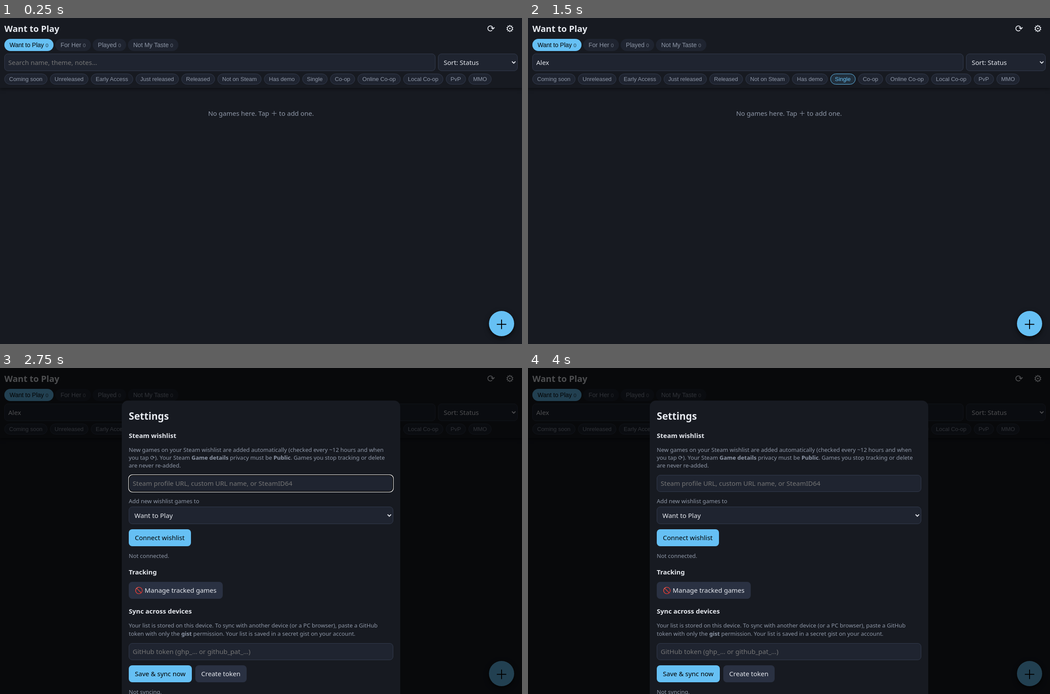
Above: before the commit, frames 1-4 (two rows, left to right).
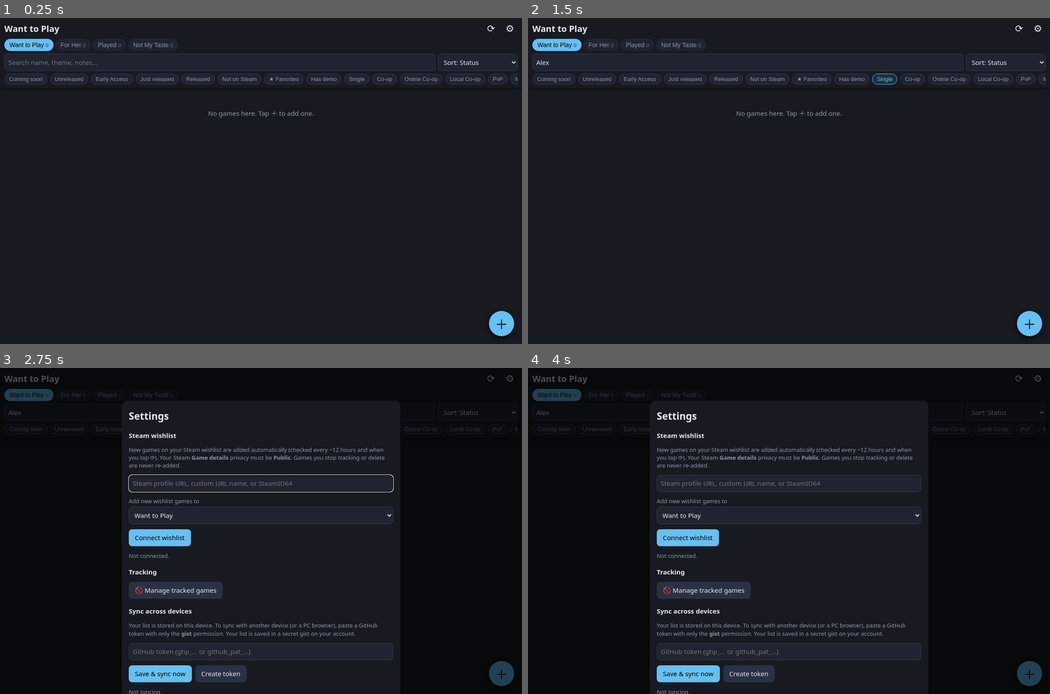
Above: after the commit, the same moments.

Repository: Campfirecrucifix/want-to-play
Game: browser game, page web/index.html
Two runs of this game, one before a commit and one after it. Both use one fixed random seed, a clock stepped at 60 frames per second and the inputs below.
Inputs (mouse positions are in pixels of both pictures, inside the frame that each line leads up to; where the layout moved, square brackets give the same spot in the first picture):
- Up to frame 1 (0.25 s): no input
- Up to frame 2 (1.5 s): click (747, 63) at 0.27 s; type "Alex" at 0.27 s; click "Want to Play 0" at 0.52 s; click "Single" at 0.77 s; hold Right from 1.03 s (still down); click (799, 210) [789, 210] at 1.07 s; tap Space at 1.1 s
- Up to frame 3 (2.75 s): release Right at 1.53 s; hold Left 1.58-2.15 s; tap Space at 1.6, 2.1, 2.6 s; click (161, 498) [156, 498] at 1.67 s; click "⚙" at 2.02 s; hold Up 2.2-2.5 s; click (375, 485) [365, 485] at 2.27 s; hold Right from 2.55 s (still down)
- Up to frame 4 (4 s): click (877, 599) [867, 599] at 2.87 s; tap Space at 3.1, 3.6 s; release Right at 3.22 s; hold Up 3.27-3.5 s; click (663, 615) [658, 615] at 3.47 s; hold Left 3.55-3.98 s

The runs differ from the first frame. In frame 1, 0.3% of the frame differs, in the area x 51-100%, y 17-21%; in frame 2, 0.4%; in frame 3, less than 0.1%; in frame 4, less than 0.1%.

Commit message:
Favorites: star on cards/detail, favorites filter, pin-to-top setting

Diff:
--- a/web/app.js
+++ b/web/app.js
@@ -166,7 +166,7 @@
   if (q) games = games.filter(g => norm([g.name, g.notes, ...(g.steam?.tags || []), ...modesOf(g), g.steam?.dev].join(' ')).includes(q));
   for (const f of settings.filters) {
     const [t, v] = f.split(':');
-    games = games.filter(g => t === 's' ? gkind(g) === v : t === 'demo' ? g.steam?.demo : modesOf(g).includes(v));
+    games = games.filter(g => t === 's' ? gkind(g) === v : t === 'demo' ? g.steam?.demo : t === 'fav' ? g.fav : modesOf(g).includes(v));
   }
   const by = {
     name: (a, b) => a.name.localeCompare(b.name),
@@ -175,13 +175,14 @@
     patch: (a, b) => (b.patch?.date || 0) - (a.patch?.date || 0) || a.name.localeCompare(b.name),
     status: (a, b) => STATUS[gkind(a)].o - STATUS[gkind(b)].o || (gkind(a) === 'soon' ? (a.steam.ts - b.steam.ts) : (b.steam?.ts || 0) - (a.steam?.ts || 0)) || a.name.localeCompare(b.name),
   }[settings.sort];
-  games.sort(by);
+  games.sort(settings.favTop !== false ? (a, b) => (!!b.fav - !!a.fav) || by(a, b) : by);
   $('#list').innerHTML = games.length ? games.map(card).join('') : `<p class="empty">No games here. Tap ＋ to add one.</p>`;
 }
 function modesOf(g) { return g.myModes?.length ? g.myModes : (g.steam?.modes || []); }
 function card(g) {
   const s = g.steam, k = gkind(g);
-  return `<article class="card" data-id="${g.id}">
+  return `<article class="card${g.fav ? ' fav' : ''}" data-id="${g.id}">
+    <button class="star${g.fav ? ' on' : ''}" data-star="${g.id}" aria-label="Favorite">${g.fav ? '★' : '☆'}</button>
     ${s?.img ? `<img src="${esc(s.img)}" loading="lazy" alt="">` : `<div class="noimg">${esc(g.name[0] || '?')}</div>`}
     <div class="info">
       <h3>${esc(g.name)}</h3>
@@ -200,7 +201,7 @@
     `<button data-list="${k}" class="${settings.list === k ? 'on' : ''}">${t} <small>${counts[k] || 0}</small></button>`).join('');
 }
 function renderFilters() {
-  const chips = [...['soon', 'tba', 'ea', 'new', 'out', 'none'].map(k => [`s:${k}`, STATUS[k].t]), ['demo', 'Has demo'],
+  const chips = [...['soon', 'tba', 'ea', 'new', 'out', 'none'].map(k => [`s:${k}`, STATUS[k].t]), ['fav', '★ Favorites'], ['demo', 'Has demo'],
     ...MODES.slice(0, 6).map(m => [`m:${m}`, m])];
   $('#filters').innerHTML = chips.map(([v, t]) => `<button data-f="${v}" class="${settings.filters.includes(v) ? 'on' : ''}">${t}</button>`).join('');
 }
@@ -227,7 +228,7 @@
   const s = g.steam, k = gkind(g);
   openSheet(`
     ${s?.img ? `<img class="hero" src="${esc(s.img)}" alt="">` : ''}
-    <h2>${esc(g.name)}</h2>
+    <h2><button class="star big${g.fav ? ' on' : ''}" data-star="${g.id}" aria-label="Favorite">${g.fav ? '★' : '☆'}</button>${esc(g.name)}</h2>
     <div class="row"><span class="st ${STATUS[k].c}">${esc(g.appid ? label(s) : STATUS.none.t)}</span>
       ${s?.price ? `<span class="price">${s.disc ? `<s>${esc(s.orig)}</s> ` : ''}${esc(s.price)}</span>` : ''}</div>
     ${s?.reviews ? `<p class="muted">${esc(s.reviews)}${s.dev ? ' · ' + esc(s.dev) : ''}</p>` : ''}
@@ -446,6 +447,8 @@
     <div class="btns"><button id="sImp">Import URL</button><button id="sExp">Export / backup</button></div>
     <textarea id="sJson" rows="3" placeholder="…or paste exported JSON here"></textarea>
     <div class="btns"><button id="sPaste">Import pasted JSON</button></div>
+    <h3>Favorites</h3>
+    <label class="tgl"><input type="checkbox" id="sFavTop" ${settings.favTop !== false ? 'checked' : ''}> Always show favorites at the top of each list</label>
     <h3>Data</h3>
     <div class="btns"><button id="sForce">Re-fetch all from Steam</button></div>
     <p class="muted">Web app auto-updates. Shell v${NATIVE && window.WTP.shellVersion ? window.WTP.shellVersion() : '-'} · ${live().length} games ·
@@ -460,6 +463,7 @@
   };
   $('#sForce').onclick = () => { closeSheet(); refresh(true); };
   $('#sManage').onclick = () => showManage();
+  $('#sFavTop').onchange = e => { settings.favTop = e.target.checked; saveSettings(); render(); };
   $('#wSync').onclick = async () => {
     const input = $('#wId').value.trim(); if (!input) return toast('Enter your Steam profile');
     $('#wStat').textContent = 'Connecting…';
@@ -540,6 +544,7 @@
       if (!keep.myModes?.length && d.myModes?.length) keep.myModes = d.myModes;
       if (!keep.steam && d.steam) keep.steam = d.steam;
       if (!keep.patch && d.patch) keep.patch = d.patch;
+      if (d.fav) keep.fav = true;
       Object.keys(d).forEach(k => k !== 'id' && k !== 'appid' && delete d[k]); d.deleted = true; touch(d); n++;
     }
     touch(keep);
@@ -675,6 +680,14 @@
   const tab = t.closest('[data-list]'); if (tab) { settings.list = tab.dataset.list; saveSettings(); return render(); }
   const f = t.closest('#filters [data-f]');
   if (f) { const v = f.dataset.f; settings.filters = settings.filters.includes(v) ? settings.filters.filter(x => x !== v) : [...settings.filters, v]; saveSettings(); return render(); }
+  const star = t.closest('[data-star]');
+  if (star) {
+    const g = db.games.find(x => x.id === star.dataset.star); if (!g) return;
+    if (g.fav) delete g.fav; else g.fav = true;
+    touch(g); save(); render();
+    document.querySelectorAll(`[data-star="${g.id}"]`).forEach(b => { b.classList.toggle('on', !!g.fav); b.textContent = g.fav ? '★' : '☆'; });
+    return toast(g.fav ? `★ ${g.name} added to favorites` : `Removed ${g.name} from favorites`);
+  }
   const c = t.closest('#list .card, #banner .chg'); if (c) return showGame(c.dataset.id);
 });
 $('#q').oninput = render;
--- a/web/style.css
+++ b/web/style.css
@@ -91,3 +91,12 @@
 .mrow .tog { flex:none; border:0; border-radius:14px; padding:5px 12px; background:#2f6b2f; color:#d8f5c8; font:inherit; font-size:12px; }
 .mrow.off b { color:#8f98a0; text-decoration:line-through; }
 .mrow.off .tog { background:#5a2a2a; color:#f3c2c2; }
+.card { position:relative; }
+.card.fav { box-shadow:inset 3px 0 0 #e8b923; }
+.star { background:none; border:0; padding:4px 8px; font-size:20px; line-height:1; color:#5d6b7a; cursor:pointer; }
+.star.on { color:#e8b923; }
+.card .star { position:absolute; top:2px; right:2px; }
+.card h3 { padding-right:26px; }
+.star.big { font-size:24px; padding:0 8px 0 0; vertical-align:-2px; }
+.tgl { display:flex; align-items:center; gap:8px; font-size:14px; margin:6px 0; }
+.tgl input { width:18px; height:18px; flex:none; }
